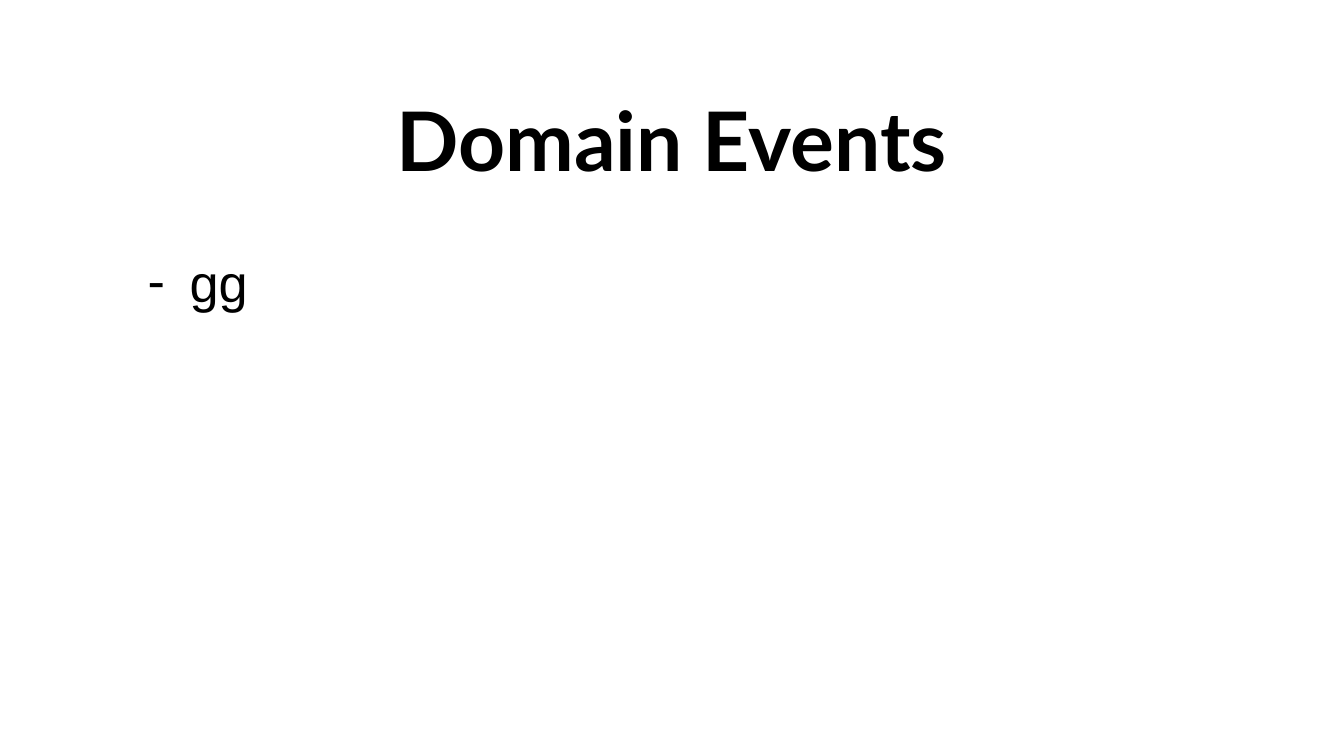
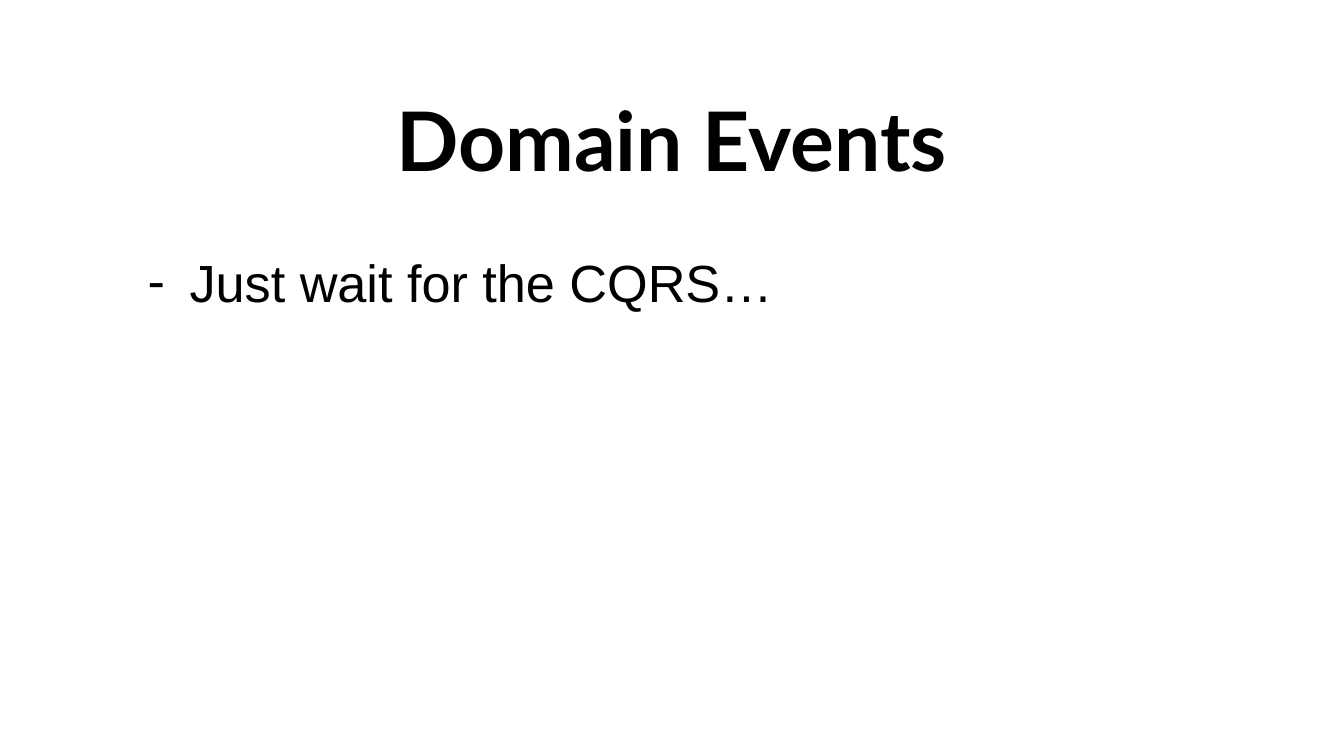
Before and after one commit to Elders/be-a-better-dev, a slide deck: slide 32 of Presentations/DomainDrivenDesign/DDD-TacticalDesign.pptx (slide 29 before the commit). Drawn at 1344x756 pixels with LibreOffice and Linux fonts; fonts in the diff are those of the drawing; background and template pictures are left out. Boxes give left, top, right and bottom in pixels: in the first picture for what was removed or moved away, otherwise in the second. Text is boxed around its words. In the diff, an @@ line names an element or a change of style, - is before the commit and + after.

```diff
--- a/Presentations/DomainDrivenDesign/DDD-TacticalDesign.pptx
+++ b/Presentations/DomainDrivenDesign/DDD-TacticalDesign.pptx
@@ text at <box>190,264,772,312</box>: text changed @@
-– gg
+– Just wait for the CQRS…
```
Also in this commit, not shown: 1 other slide changed, 4 slides added, 1 slide removed.
